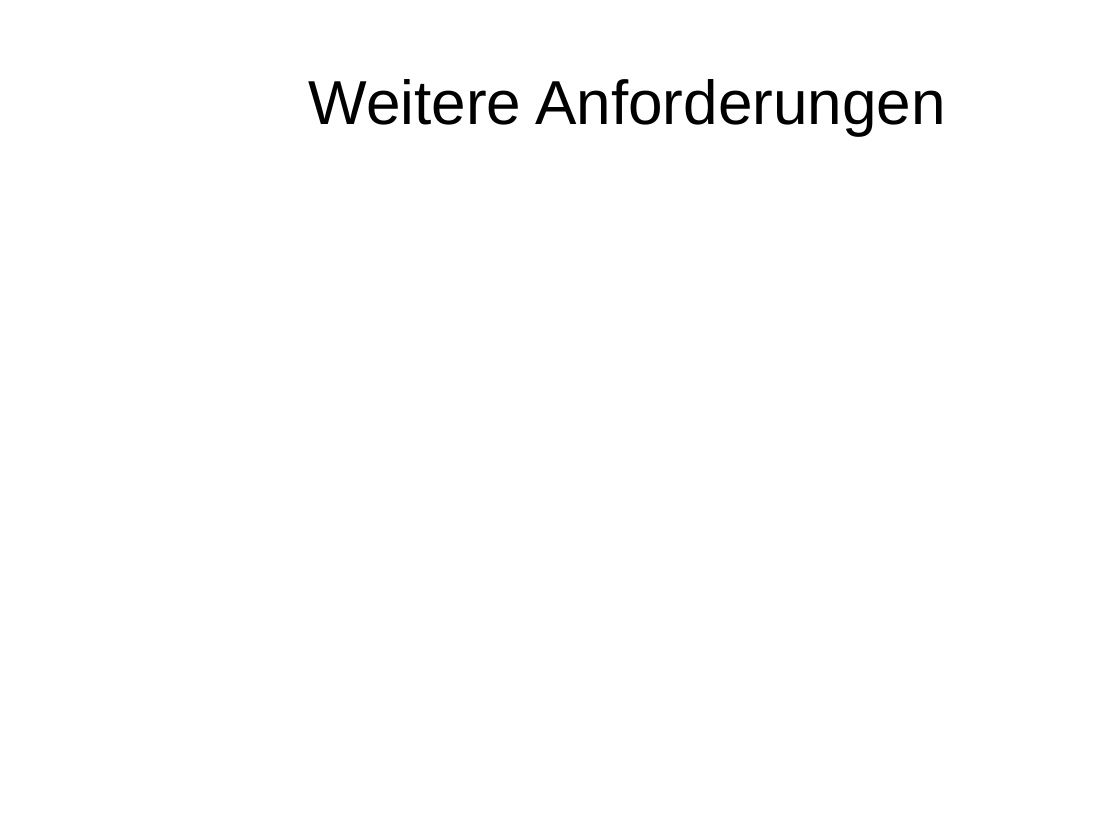
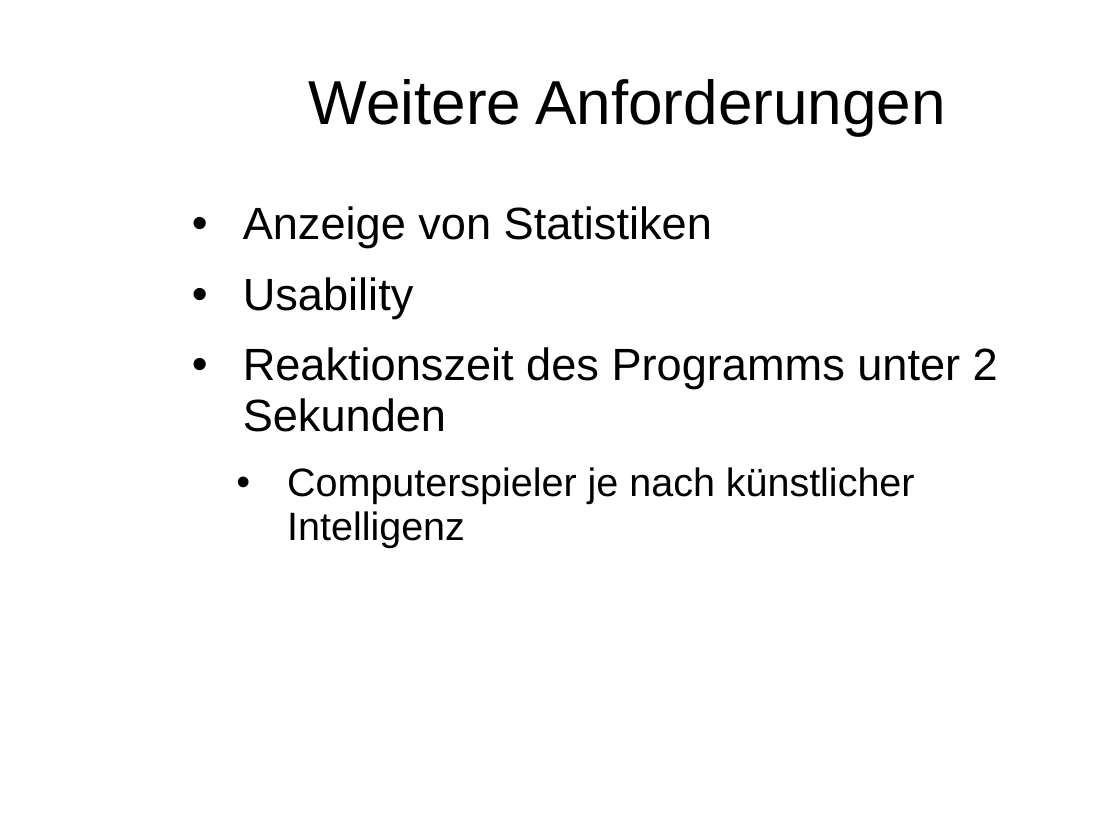
Before and after one commit to sprengmeister/IT10-t_SWE1_chess, a slide deck: slide 5 of Planung/projektskizze_nad.pptx. Drawn at 1120x840 pixels with LibreOffice and Linux fonts; fonts in the diff are those of the drawing; background and template pictures are left out. Boxes give left, top, right and bottom in pixels: in the first picture for what was removed or moved away, otherwise in the second. Text is boxed around its words. In the diff, an @@ line names an element or a change of style, - is before the commit and + after.

Commit message:
Präsentation: meinen Inhalt eingefügt (Erweiterte Anforderungen, Ideen)

```diff
--- a/Planung/projektskizze_nad.pptx
+++ b/Planung/projektskizze_nad.pptx
@@ text added at (x1=243, y1=206, x2=998, y2=548), 32 pt, text #000000 @@
+• Anzeige von Statistiken
+• Usability
+• Reaktionszeit des Programms unter 2 Sekunden
+  • Computerspieler je nach künstlicher Intelligenz
```
Also in this commit, not shown: 1 slide added.
